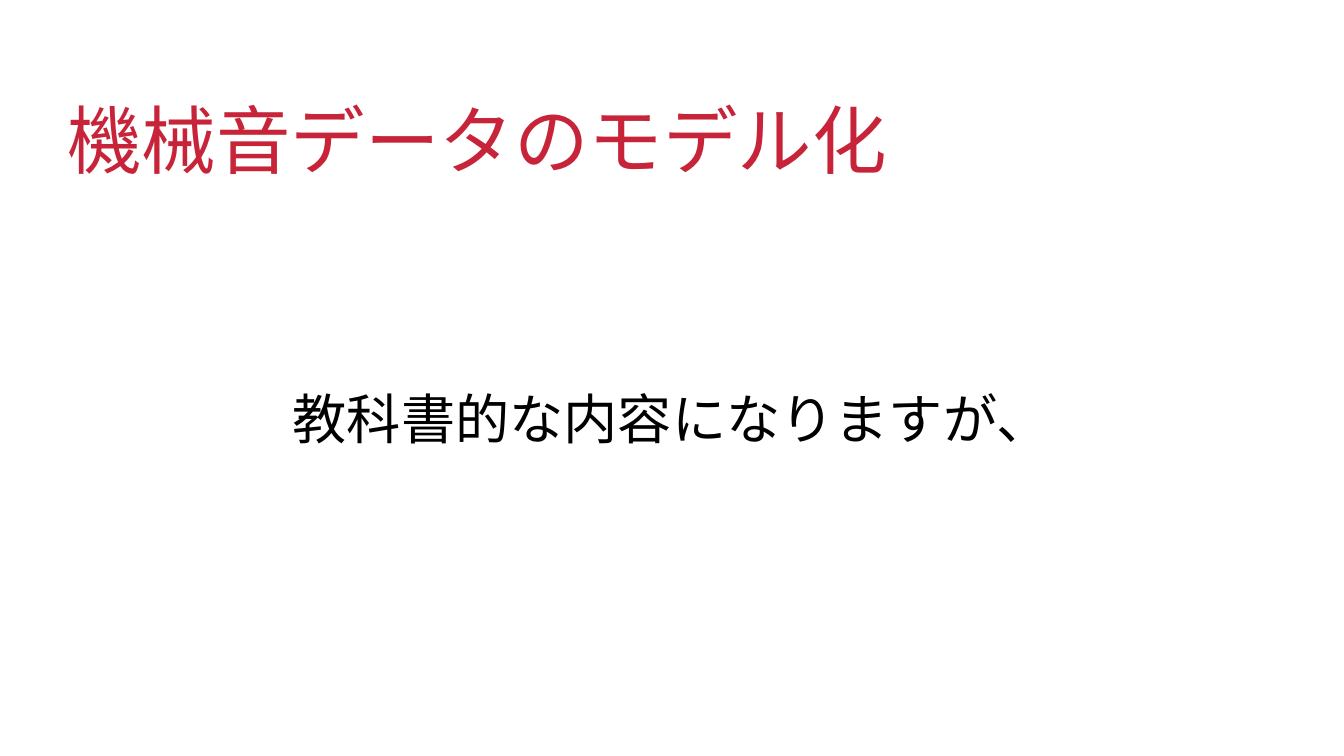
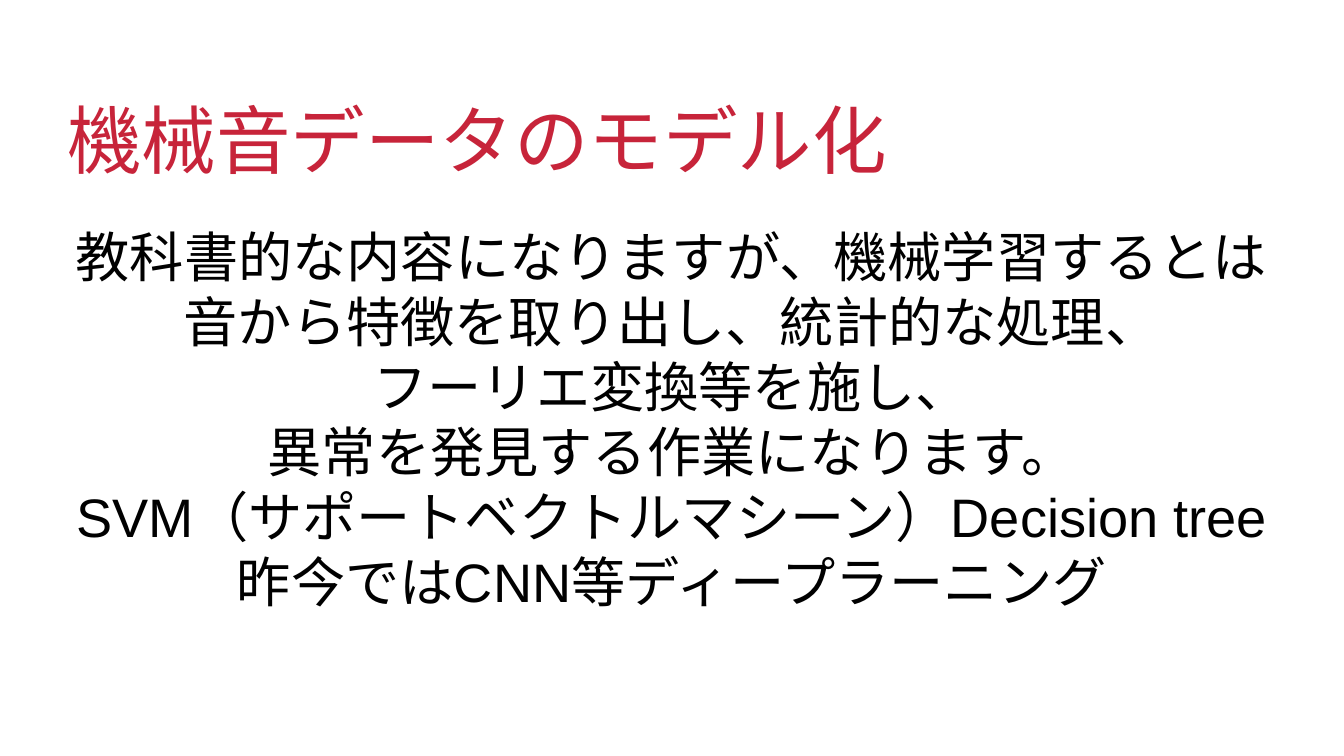
Before and after one commit to ducksfrogs/AIQuest, a slide deck: slide 6 of second_term/docs/tukareta.odp. Drawn at 1344x756 pixels with LibreOffice and Linux fonts; fonts in the diff are those of the drawing; background and template pictures are left out. Boxes give left, top, right and bottom in pixels: in the first picture for what was removed or moved away, otherwise in the second. Text is boxed around its words. In the diff, an @@ line names an element or a change of style, - is before the commit and + after.

```diff
--- a/second_term/docs/tukareta.odp
+++ b/second_term/docs/tukareta.odp
@@ text at (76, 231, 1267, 607): text changed @@
-教科書的な内容になりますが、
+教科書的な内容になりますが、機械学習するとは
+音から特徴を取り出し、統計的な処理、
+フーリエ変換等を施し、
+異常を発見する作業になります。
+SVM（サポートベクトルマシーン）Decision tree
+昨今ではCNN等ディープラーニング
```
Also in this commit, not shown: 1 slide added, 2 other files.
